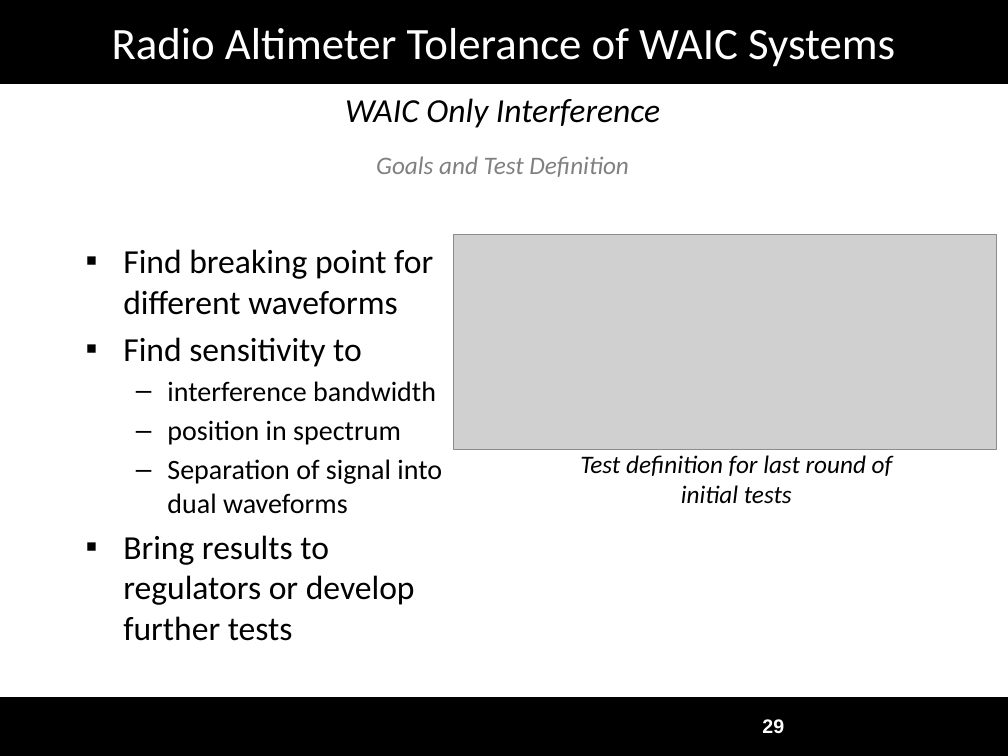
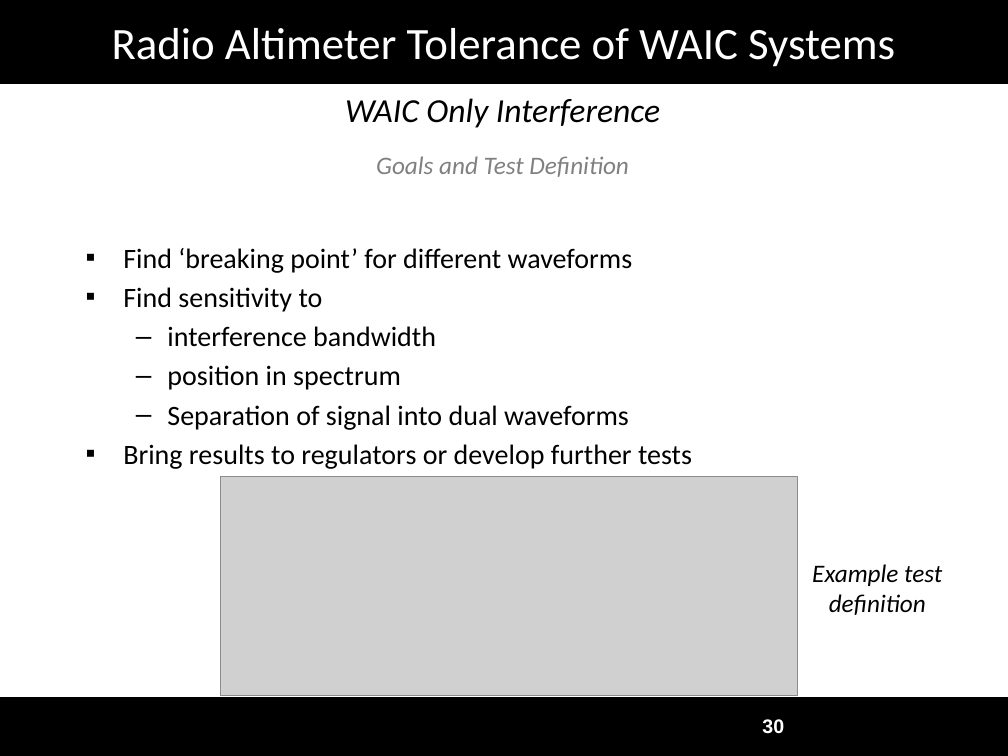
Before and after one commit to joshruff/masters_thesis, a slide deck: slide 30 of data/Defense_Presentation.pptx (slide 29 before the commit). Drawn at 1008x756 pixels with LibreOffice and Linux fonts; fonts in the diff are those of the drawing; grey boxes stand for pictures; background and template pictures are left out. Boxes give left, top, right and bottom in pixels: in the first picture for what was removed or moved away, otherwise in the second. Text is boxed around its words. In the diff, an @@ line names an element or a change of style, - is before the commit and + after.

```diff
--- a/data/Defense_Presentation.pptx
+++ b/data/Defense_Presentation.pptx
@@ text at bbox=[123, 248, 633, 273]: text changed; size 24 to 20 pt @@
-▪ Find breaking point for different waveforms
+▪ Find ‘breaking point’ for different waveforms
@@ text at bbox=[123, 287, 692, 469]: size 24 to 20 pt in "Find sensitivity to", "Bring results to regulators or develop further ..." @@
@@ picture: place and size @@
-picture at bbox=[454, 234, 997, 449]
+picture at bbox=[220, 477, 797, 696]
@@ text at bbox=[812, 564, 942, 615]: text changed @@
-Test definition for last round of initial tests
+Example test definition
@@ page number at bbox=[762, 719, 784, 734]: text changed @@
-29
+30
```
Also in this commit, not shown: 38 other slides changed, 3 slides added, 1 slide removed, 3 other files.
